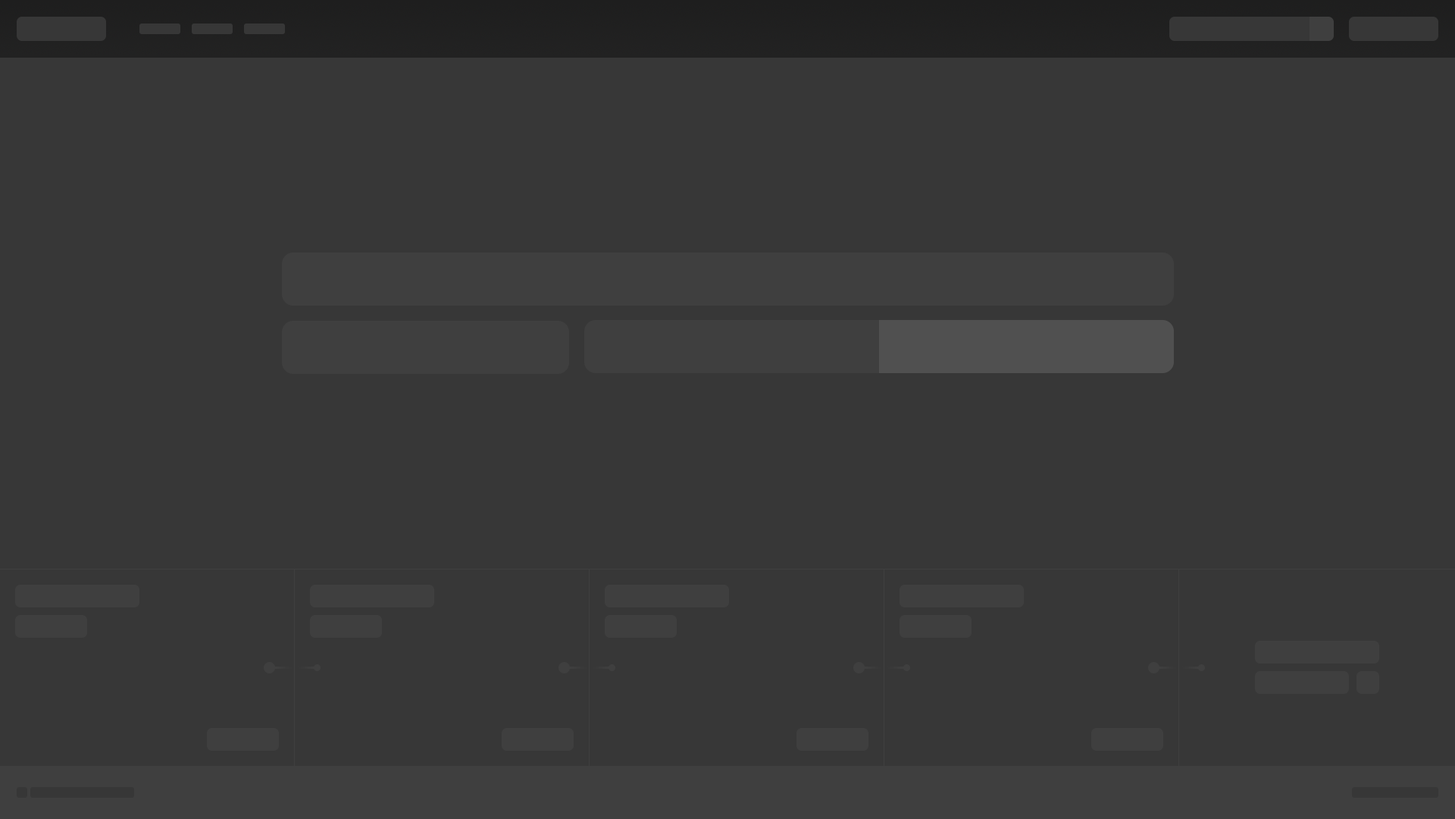
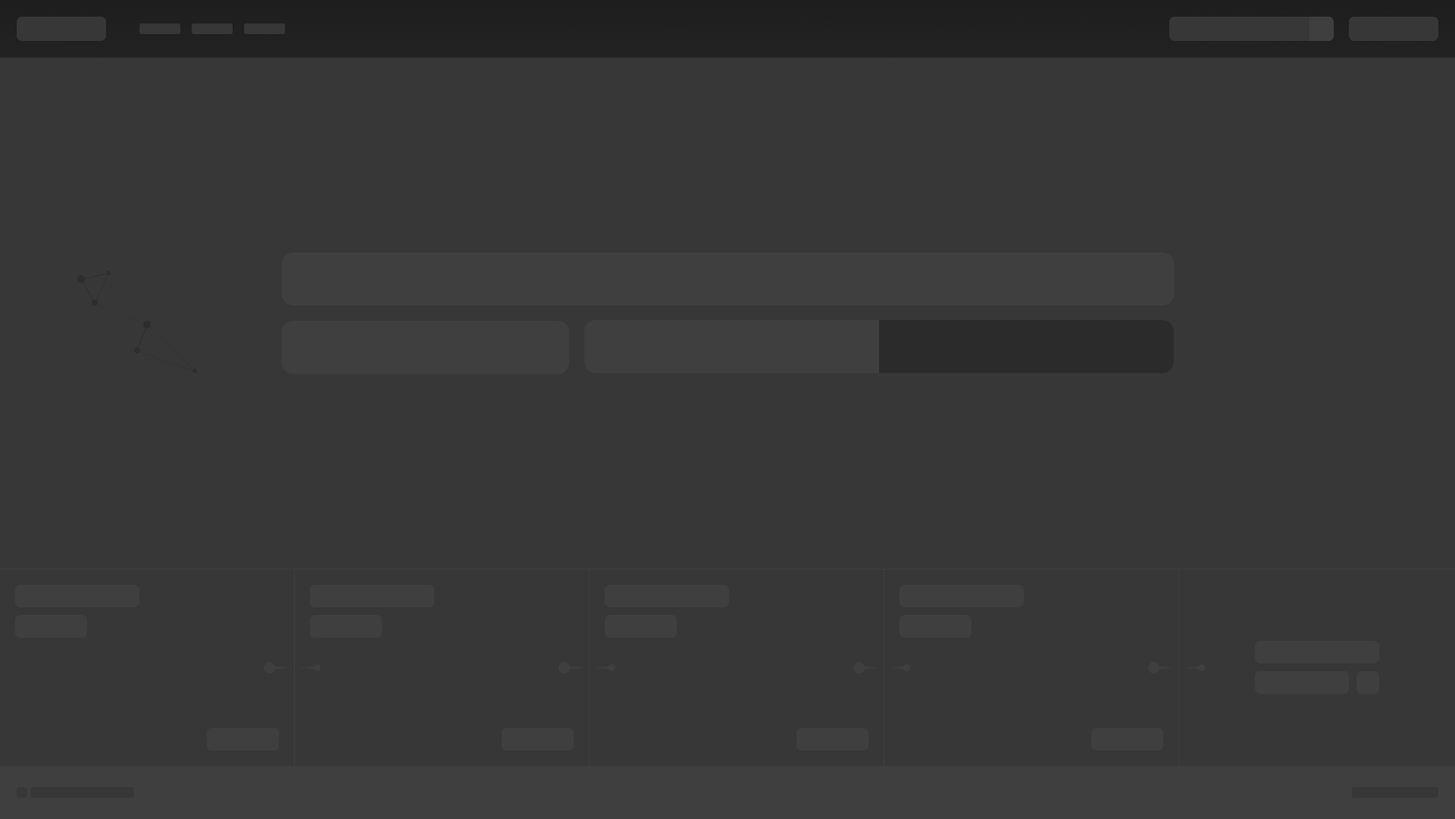
Comparing the layer stacks of the two (1455, 819) images. Changes:
added group "Группа точек" with 16 layers in group "main" over [77,270,198,373]
added group "Группа 9" with 6 layers in group "Группа точек" over [134,320,198,373]
added layer "Фигура 8" in group "Группа 9" over [136,324,148,351]
added layer "Фигура 7" (50%) in group "Группа 9" over [136,350,195,372]
added layer "Фигура 6" (35%) in group "Группа 9" over [147,324,196,372]
added layer "Эллипс 2 копия 5" in group "Группа 9" over [192,368,198,373]
added layer "Эллипс 2 копия 4" in group "Группа 9" over [134,347,141,354]
added layer "Эллипс 2 копия 3" in group "Группа 9" over [143,320,151,329]
added group "Группа 10" with 6 layers in group "Группа точек" over [77,270,111,306]
added layer "Фигура 4" in group "Группа 10" over [81,279,96,304]
added layer "Фигура 3" (60%) in group "Группа 10" over [94,272,110,303]
added layer "Фигура 2" in group "Группа 10" over [81,272,109,280]
added layer "Эллипс 2 копия 2" in group "Группа 10" over [106,270,111,276]
added layer "Эллипс 2 копия" in group "Группа 10" over [91,299,98,306]
added layer "Эллипс 2" in group "Группа 10" over [77,275,85,283]
added layer "Фигура 5" (35%) in group "Группа точек" over [94,302,148,326]
added layer "Слой 22 копия" in group "Группа форм" over [879,319,1175,373]
hid "Слой 22" over [879,319,1175,373]
